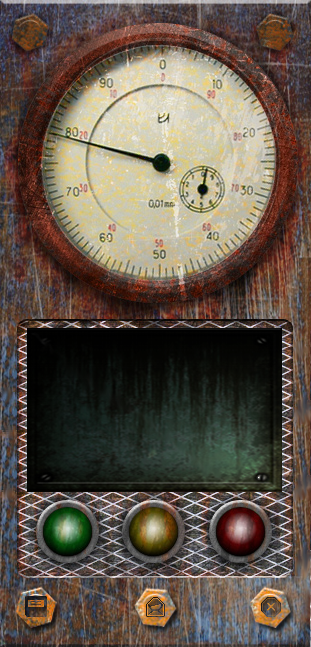
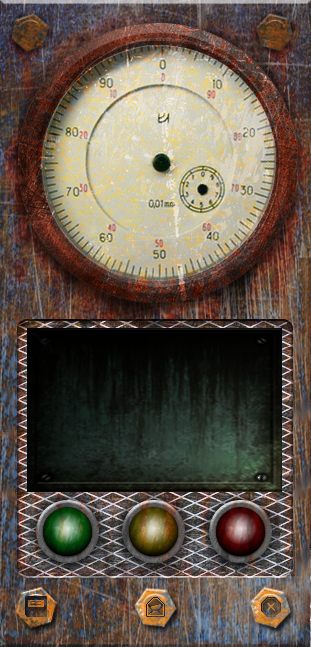
Layered file, before and after one edit (w=311, h=647). Changes by layer:
added layer "jfx:smallClock" above "jfx:bigClock" over (177, 164, 227, 214)
painted on "jfx:bigClock" over (55, 133, 248, 223)
